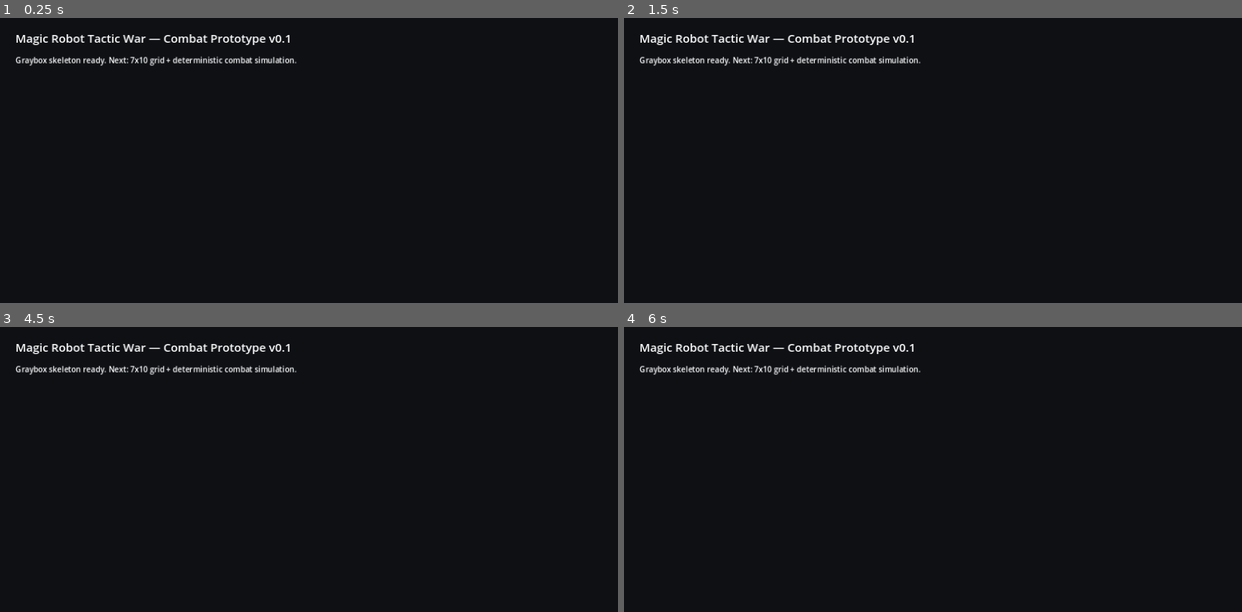
Above: before the commit, frames 1-4 (two rows, left to right).
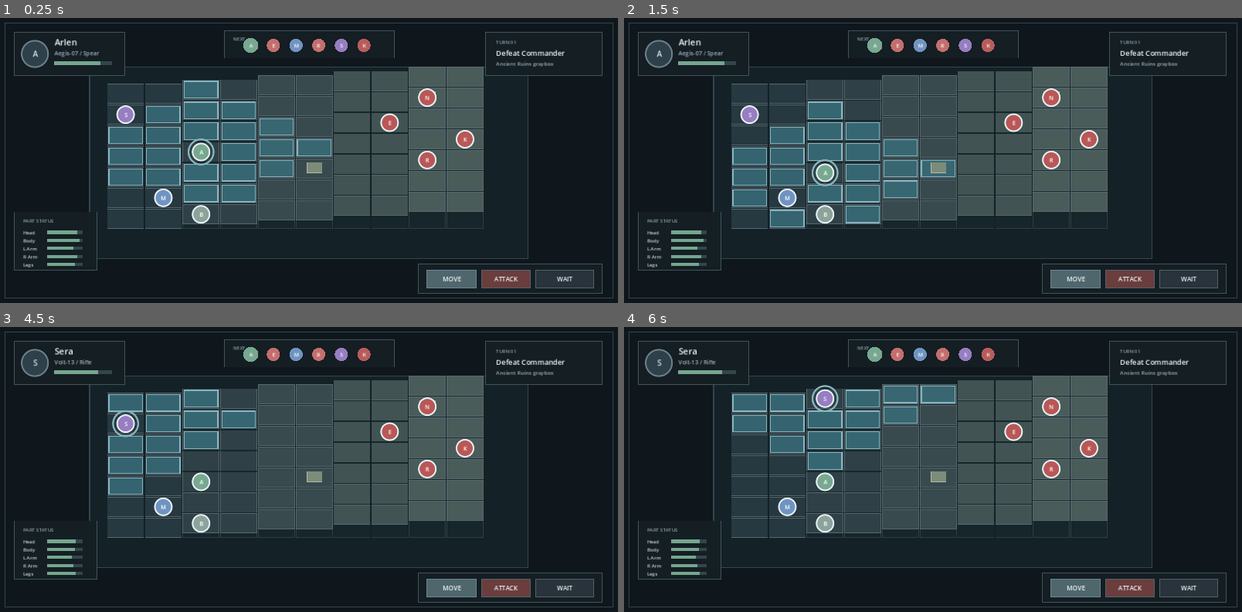
Above: after the commit, the same moments.

Repository: toonnix-github/magic-robot-tactic-war
Game: Godot game, scene res://scenes/main.tscn
Two runs of this game, one before a commit and one after it. Both use one fixed random seed, a clock stepped at 60 frames per second and the inputs below.
Inputs (mouse positions are in pixels of both pictures, inside the frame that each line leads up to):
- Up to frame 1 (0.25 s): no input
- Up to frame 2 (1.5 s): tap Enter at 0.5 s; move the mouse to (1068, 146) at 0.52 s; click (1068, 146) at 0.67 s; tap Space at 1.25 s; move the mouse to (809, 174) at 1.27 s; click (809, 174) at 1.42 s
- Up to frame 3 (4.5 s): tap Enter at 2, 3.5 s; move the mouse to (370, 406) at 2.02 s; click (370, 406) at 2.17 s; tap Space at 2.75, 4.25 s; move the mouse to (278, 526) at 2.77 s; click (278, 526) at 2.92 s; move the mouse to (494, 512) at 3.52 s; click (494, 512) at 3.67 s; move the mouse to (123, 426) at 4.27 s; click (123, 426) at 4.42 s
- Up to frame 4 (6 s): move the mouse to (963, 469) at 5.02 s; click (963, 469) at 5.17 s; move the mouse to (840, 398) at 5.77 s; click (840, 398) at 5.92 s

The runs differ from the first frame. In frame 1, 36% of the frame differs, in the area x 0-100%, y 1-99%; in frame 2, 36%; in frame 3, 36%; in frame 4, 36%.

Commit message:
feat: add playable graybox battle screen

Diff:
--- a/scenes/main.tscn
+++ b/scenes/main.tscn
@@ -10,20 +10,3 @@
 grow_horizontal = 2
 grow_vertical = 2
 script = ExtResource("1_main")
-
-[node name="Title" type="Label" parent="."]
-layout_mode = 0
-offset_left = 32.0
-offset_top = 24.0
-offset_right = 640.0
-offset_bottom = 64.0
-theme_override_font_sizes/font_size = 24
-text = "Magic Robot Tactic War — Combat Prototype v0.1"
-
-[node name="Status" type="Label" parent="."]
-layout_mode = 0
-offset_left = 32.0
-offset_top = 76.0
-offset_right = 900.0
-offset_bottom = 112.0
-text = "Graybox skeleton ready. Next: 7x10 grid + deterministic combat simulation."
--- a/src/main.gd
+++ b/src/main.gd
@@ -1,7 +1,506 @@
 extends Control
 
 const PROTOTYPE_VERSION := "0.1"
+const GRID_COLUMNS := 10
+const GRID_ROWS := 7
+const MOVE_RANGE := 3
+const PRIMARY_ACTIONS := ["Move", "Attack", "Wait"]
+
+const DESIGN_SIZE := Vector2(1311.0, 603.0)
+const TILE_SIZE := Vector2(77.0, 41.0)
+const TILE_SPACING := Vector2(80.0, 44.0)
+const ELEVATION_STEP := 9.0
+const GRID_ORIGIN := Vector2(228.0, 140.0)
+const PART_NAMES := ["Head", "Body", "Left Arm", "Right Arm", "Legs"]
+const DIRECTIONS := [Vector2i(-1, 0), Vector2i(1, 0), Vector2i(0, -1), Vector2i(0, 1)]
+
+var units := []
+var selected_unit = null
+var selected_action := "Move"
+var reachable_tiles := {}
+var action_rects := {}
+
 
 func _ready() -> void:
+	mouse_filter = Control.MOUSE_FILTER_STOP
+	_create_units()
+	_select_unit(units[0])
 	print("Magic Robot Tactic War combat prototype v%s" % PROTOTYPE_VERSION)
-	print("Read docs/combat-rulebook.md and docs/prototype-scope.md before implementing combat.")
+	print("Graybox battle milestone loaded: 7x10 grid, selection, movement, and Phase 1 HUD.")
+
+
+func _notification(what: int) -> void:
+	if what == NOTIFICATION_RESIZED:
+		queue_redraw()
+
+
+func _gui_input(event: InputEvent) -> void:
+	var press_position = _event_press_position(event)
+	if press_position == null:
+		return
+
+	for action in PRIMARY_ACTIONS:
+		if action_rects.has(action) and action_rects[action].has_point(press_position):
+			_select_action(action)
+			accept_event()
+			return
+
+	var tapped_unit = _unit_at_position(press_position)
+	if tapped_unit != null:
+		_select_unit(tapped_unit)
+		accept_event()
+		return
+
+	_handle_grid_tap(press_position)
+	accept_event()
+
+
+func _draw() -> void:
+	_draw_background()
+	_draw_battlefield()
+	_draw_selected_unit_panel()
+	_draw_initiative_strip()
+	_draw_mission_panel()
+	_draw_part_status_panel()
+	_draw_action_bar()
+
+
+func _create_units() -> void:
+	units = [
+		{
+			"id": "arlen",
+			"name": "Arlen",
+			"mech": "Aegis-07",
+			"weapon": "Spear",
+			"team": "player",
+			"letter": "A",
+			"grid": Vector2i(2, 3),
+			"color": Color(0.47, 0.66, 0.56),
+			"hp": 0.80,
+			"parts": {"Head": 0.84, "Body": 0.91, "Left Arm": 0.74, "Right Arm": 0.83, "Legs": 0.78},
+		},
+		{
+			"id": "mira",
+			"name": "Mira",
+			"mech": "Longview-02",
+			"weapon": "Sniper",
+			"team": "player",
+			"letter": "M",
+			"grid": Vector2i(1, 5),
+			"color": Color(0.44, 0.58, 0.76),
+			"hp": 0.88,
+			"parts": {"Head": 0.94, "Body": 0.85, "Left Arm": 0.82, "Right Arm": 0.90, "Legs": 0.76},
+		},
+		{
+			"id": "sera",
+			"name": "Sera",
+			"mech": "Volt-13",
+			"weapon": "Rifle",
+			"team": "player",
+			"letter": "S",
+			"grid": Vector2i(0, 1),
+			"color": Color(0.59, 0.49, 0.76),
+			"hp": 0.76,
+			"parts": {"Head": 0.80, "Body": 0.78, "Left Arm": 0.69, "Right Arm": 0.74, "Legs": 0.79},
+		},
+		{
+			"id": "brann",
+			"name": "Brann",
+			"mech": "Bulwark-04",
+			"weapon": "Shield",
+			"team": "player",
+			"letter": "B",
+			"grid": Vector2i(2, 6),
+			"color": Color(0.55, 0.64, 0.61),
+			"hp": 0.92,
+			"parts": {"Head": 0.89, "Body": 0.96, "Left Arm": 0.87, "Right Arm": 0.86, "Legs": 0.91},
+		},
+		{
+			"id": "enemy_blade",
+			"name": "Enemy Blade",
+			"mech": "Rust Frame",
+			"weapon": "Blade",
+			"team": "enemy",
+			"letter": "E",
+			"grid": Vector2i(7, 2),
+			"color": Color(0.77, 0.43, 0.43),
+			"hp": 0.85,
+			"parts": {"Head": 0.80, "Body": 0.85, "Left Arm": 0.78, "Right Arm": 0.76, "Legs": 0.82},
+		},
+		{
+			"id": "enemy_rifle",
+			"name": "Enemy Rifle",
+			"mech": "Range Frame",
+			"weapon": "Rifle",
+			"team": "enemy",
+			"letter": "R",
+			"grid": Vector2i(8, 4),
+			"color": Color(0.77, 0.43, 0.43),
+			"hp": 0.83,
+			"parts": {"Head": 0.77, "Body": 0.83, "Left Arm": 0.81, "Right Arm": 0.79, "Legs": 0.84},
+		},
+		{
+			"id": "enemy_sniper",
+			"name": "Enemy Sniper",
+			"mech": "Needle Frame",
+			"weapon": "Sniper",
+			"team": "enemy",
+			"letter": "N",
+			"grid": Vector2i(8, 1),
+			"color": Color(0.77, 0.43, 0.43),
+			"hp": 0.78,
+			"parts": {"Head": 0.82, "Body": 0.78, "Left Arm": 0.70, "Right Arm": 0.86, "Legs": 0.72},
+		},
+		{
+			"id": "commander",
+			"name": "Commander Kael",
+			"mech": "High Ridge",
+			"weapon": "Commander",
+			"team": "enemy",
+			"letter": "K",
+			"grid": Vector2i(9, 3),
+			"color": Color(0.72, 0.36, 0.36),
+			"hp": 0.95,
+			"parts": {"Head": 0.92, "Body": 0.95, "Left Arm": 0.90, "Right Arm": 0.90, "Legs": 0.86},
+		},
+	]
+
+
+func _select_unit(unit) -> void:
+	selected_unit = unit
+	selected_action = "Move"
+	if selected_unit["team"] == "player":
+		reachable_tiles = _calculate_reachable_tiles(selected_unit)
+	else:
+		reachable_tiles.clear()
+	queue_redraw()
+
+
+func _select_action(action: String) -> void:
+	selected_action = action
+	if selected_unit != null and selected_unit["team"] == "player" and selected_action == "Move":
+		reachable_tiles = _calculate_reachable_tiles(selected_unit)
+	else:
+		reachable_tiles.clear()
+	queue_redraw()
+
+
+func _handle_grid_tap(position: Vector2) -> void:
+	var grid = _grid_at_position(position)
+	if grid == null:
+		if selected_action == "Attack" and selected_unit != null:
+			_select_unit(selected_unit)
+		return
+
+	if selected_unit == null or selected_unit["team"] != "player":
+		return
+
+	if selected_action == "Move":
+		var key := _grid_key(grid)
+		if reachable_tiles.has(key) and not _occupied_by_any_unit(grid):
+			selected_unit["grid"] = grid
+			reachable_tiles = _calculate_reachable_tiles(selected_unit)
+			queue_redraw()
+
+
+func _calculate_reachable_tiles(unit) -> Dictionary:
+	var visited := {}
+	var frontier := [{"grid": unit["grid"], "distance": 0}]
+	visited[_grid_key(unit["grid"])] = 0
+
+	while not frontier.is_empty():
+		var current = frontier.pop_front()
+		if current["distance"] >= MOVE_RANGE:
+			continue
+
+		for direction in DIRECTIONS:
+			var next_grid = current["grid"] + direction
+			if not _is_in_bounds(next_grid):
+				continue
+			if abs(_height_at(next_grid) - _height_at(current["grid"])) > 1:
+				continue
+			if _occupied_by_opponent(next_grid, str(selected_unit["team"])):
+				continue
+
+			var next_distance = current["distance"] + 1
+			var key := _grid_key(next_grid)
+			if not visited.has(key) or next_distance < visited[key]:
+				visited[key] = next_distance
+				frontier.append({"grid": next_grid, "distance": next_distance})
+
+	var reachable := {}
+	for key in visited.keys():
+		var grid := _grid_from_key(key)
+		# allies may be traversed, but no unit may end movement on an occupied tile.
+		if grid != unit["grid"] and not _occupied_by_any_unit(grid):
+			reachable[key] = visited[key]
+	return reachable
+
+
+func _occupied_by_opponent(grid: Vector2i, team: String) -> bool:
+	for unit in units:
+		if unit["grid"] == grid and unit["team"] != team:
+			return true
+	return false
+
+
+func _occupied_by_any_unit(grid: Vector2i) -> bool:
+	for unit in units:
+		if unit["grid"] == grid:
+			return true
+	return false
+
+
+func _unit_at_position(position: Vector2):
+	for index in range(units.size() - 1, -1, -1):
+		var unit = units[index]
+		var center := _tile_center(unit["grid"])
+		if position.distance_to(center) <= _unit_radius() * 1.35:
+			return unit
+	return null
+
+
+func _grid_at_position(position: Vector2):
+	for row in range(GRID_ROWS - 1, -1, -1):
+		for column in range(GRID_COLUMNS - 1, -1, -1):
+			var grid := Vector2i(column, row)
+			if _tile_rect(grid).has_point(position):
+				return grid
+	return null
+
+
+func _is_in_bounds(grid) -> bool:
+	return grid.x >= 0 and grid.x < GRID_COLUMNS and grid.y >= 0 and grid.y < GRID_ROWS
+
+
+func _height_at(grid) -> int:
+	return int(floor(float(grid.x) / 2.0))
+
+
+func _event_press_position(event: InputEvent):
+	if event is InputEventMouseButton and event.pressed and event.button_index == MOUSE_BUTTON_LEFT:
+		return event.position
+	if event is InputEventScreenTouch and event.pressed:
+		return event.position
+	return null
+
+
+func _grid_key(grid) -> String:
+	return "%s,%s" % [grid.x, grid.y]
+
+
+func _grid_from_key(key: String) -> Vector2i:
+	var parts := key.split(",")
+	return Vector2i(int(parts[0]), int(parts[1]))
+
+
+func _scale() -> Vector2:
+	return size / DESIGN_SIZE
+
+
+func _p(x: float, y: float) -> Vector2:
+	var s := _scale()
+	return Vector2(x * s.x, y * s.y)
+
+
+func _r(x: float, y: float, width: float, height: float) -> Rect2:
+	var s := _scale()
+	return Rect2(Vector2(x * s.x, y * s.y), Vector2(width * s.x, height * s.y))
+
+
+func _tile_rect(grid) -> Rect2:
+	var s := _scale()
+	var elevation_offset := float(_height_at(grid)) * ELEVATION_STEP * s.y
+	var position := Vector2(
+		(GRID_ORIGIN.x + float(grid.x) * TILE_SPACING.x) * s.x,
+		(GRID_ORIGIN.y + float(grid.y) * TILE_SPACING.y) * s.y - elevation_offset
+	)
+	return Rect2(position, Vector2(TILE_SIZE.x * s.x, TILE_SIZE.y * s.y))
+
+
+func _tile_center(grid) -> Vector2:
+	var rect := _tile_rect(grid)
+	return rect.position + rect.size * 0.5
+
+
+func _unit_radius() -> float:
+	var s := _scale()
+	return min(18.0 * s.x, 18.0 * s.y)
+
+
+func _font() -> Font:
+	return get_theme_default_font()
+
+
+func _font_size(base_size: int) -> int:
+	return max(8, int(round(float(base_size) * min(_scale().x, _scale().y))))
+
+
+func _draw_background() -> void:
+	draw_rect(Rect2(Vector2.ZERO, size), Color(0.06, 0.09, 0.11), true)
+	draw_rect(_r(11, 11, 1289, 581), Color(0.20, 0.27, 0.30), false, 2.0)
+
+
+func _draw_battlefield() -> void:
+	draw_rect(_r(190, 104, 930, 405), Color(0.08, 0.13, 0.15), true)
+	draw_rect(_r(190, 104, 930, 405), Color(0.20, 0.27, 0.30), false, 2.0)
+
+	for row in range(GRID_ROWS):
+		for column in range(GRID_COLUMNS):
+			_draw_tile(Vector2i(column, row))
+
+	_draw_cover(Vector2i(5, 4))
+	_draw_cover(Vector2i(8, 1))
+
+	for unit in units:
+		_draw_unit(unit)
+
+
+func _draw_tile(grid: Vector2i) -> void:
+	var rect := _tile_rect(grid)
+	var height := _height_at(grid)
+	var side_depth := float(height) * ELEVATION_STEP * _scale().y
+	if side_depth > 0.0:
+		var side_rect := Rect2(Vector2(rect.position.x, rect.position.y + rect.size.y), Vector2(rect.size.x, side_depth))
+		draw_rect(side_rect, Color(0.09, 0.15, 0.17), true)
+		draw_rect(side_rect, Color(0.18, 0.25, 0.27), false, 1.0)
+
+	var top_color := Color(0.15 + height * 0.035, 0.22 + height * 0.035, 0.25 + height * 0.025)
+	draw_rect(rect, top_color, true)
+	draw_rect(rect, Color(0.34, 0.41, 0.44), false, 1.0)
+
+	if reachable_tiles.has(_grid_key(grid)):
+		draw_rect(rect.grow(-3.0 * min(_scale().x, _scale().y)), Color(0.22, 0.43, 0.48, 0.82), true)
+		draw_rect(rect.grow(-3.0 * min(_scale().x, _scale().y)), Color(0.53, 0.71, 0.75), false, 2.0)
+
+
+func _draw_cover(grid: Vector2i) -> void:
+	var rect := _tile_rect(grid)
+	var cover_rect := Rect2(
+		rect.position + Vector2(rect.size.x * 0.30, rect.size.y * 0.18),
+		Vector2(rect.size.x * 0.42, rect.size.y * 0.54)
+	)
+	draw_rect(cover_rect, Color(0.49, 0.55, 0.47), true)
+	draw_rect(cover_rect, Color(0.69, 0.73, 0.66), false, 1.0)
+
+
+func _draw_unit(unit) -> void:
+	var center := _tile_center(unit["grid"])
+	var radius := _unit_radius()
+
+	if selected_unit != null and selected_unit["id"] == unit["id"]:
+		draw_arc(center, radius * 1.48, 0.0, TAU, 40, Color(0.53, 0.71, 0.75), 2.5, true)
+
+	var fill_color: Color = unit["color"]
+	if unit["team"] == "enemy":
+		fill_color = Color(0.73, 0.34, 0.34)
+
+	draw_circle(center, radius, fill_color)
+	draw_arc(center, radius, 0.0, TAU, 40, Color(0.90, 0.94, 0.95), 2.0, true)
+	_draw_centered_text(Rect2(center - Vector2(radius, radius), Vector2(radius * 2.0, radius * 2.0)), str(unit["letter"]), 12, Color.WHITE)
+
+
+func _draw_selected_unit_panel() -> void:
+	var rect := _r(30, 30, 235, 92)
+	_draw_panel(rect)
+	if selected_unit == null:
+		return
+
+	var portrait_center := _p(74, 76)
+	var portrait_radius: float = min(28.0 * _scale().x, 28.0 * _scale().y)
+	draw_circle(portrait_center, portrait_radius, Color(0.18, 0.25, 0.29))
+	draw_arc(portrait_center, portrait_radius, 0.0, TAU, 40, Color(0.42, 0.50, 0.54), 2.0, true)
+	_draw_centered_text(Rect2(portrait_center - Vector2(portrait_radius, portrait_radius), Vector2(portrait_radius * 2.0, portrait_radius * 2.0)), str(selected_unit["letter"]), 16, Color(0.86, 0.90, 0.92))
+
+	draw_string(_font(), _p(115, 58), str(selected_unit["name"]), HORIZONTAL_ALIGNMENT_LEFT, -1.0, _font_size(18), Color(0.95, 0.97, 0.97))
+	draw_string(_font(), _p(115, 79), "%s / %s" % [selected_unit["mech"], selected_unit["weapon"]], HORIZONTAL_ALIGNMENT_LEFT, -1.0, _font_size(12), Color(0.62, 0.69, 0.73))
+	_draw_bar(_r(115, 92, 122, 8), float(selected_unit["hp"]), Color(0.46, 0.65, 0.56))
+
+
+func _draw_initiative_strip() -> void:
+	_draw_panel(_r(476, 27, 360, 58))
+	draw_string(_font(), _p(494, 48), "NEXT", HORIZONTAL_ALIGNMENT_LEFT, -1.0, _font_size(10), Color(0.56, 0.63, 0.67))
+	var order := ["arlen", "enemy_blade", "mira", "enemy_rifle", "sera", "commander"]
+	for index in range(order.size()):
+		var unit = _unit_by_id(order[index])
+		if unit == null:
+			continue
+		var center := _p(532 + index * 48, 58)
+		var radius: float = min((16.0 if index == 0 else 14.0) * _scale().x, (16.0 if index == 0 else 14.0) * _scale().y)
+		draw_circle(center, radius, unit["color"])
+		_draw_centered_text(Rect2(center - Vector2(radius, radius), Vector2(radius * 2.0, radius * 2.0)), str(unit["letter"]), 11, Color.WHITE)
+
+
+func _draw_mission_panel() -> void:
+	_draw_panel(_r(1030, 30, 248, 92))
+	draw_string(_font(), _p(1052, 55), "TURN 01", HORIZONTAL_ALIGNMENT_LEFT, -1.0, _font_size(10), Color(0.56, 0.63, 0.67))
+	draw_string(_font(), _p(1052, 80), "Defeat Commander", HORIZONTAL_ALIGNMENT_LEFT, -1.0, _font_size(15), Color(0.95, 0.97, 0.97))
+	draw_string(_font(), _p(1052, 101), "Ancient Ruins graybox", HORIZONTAL_ALIGNMENT_LEFT, -1.0, _font_size(11), Color(0.62, 0.69, 0.73))
+
+
+func _draw_part_status_panel() -> void:
+	if selected_unit == null:
+		return
+
+	_draw_panel(_r(30, 410, 176, 124))
+	draw_string(_font(), _p(48, 433), "PART STATUS", HORIZONTAL_ALIGNMENT_LEFT, -1.0, _font_size(10), Color(0.56, 0.63, 0.67))
+	for index in range(PART_NAMES.size()):
+		var part_name: String = PART_NAMES[index]
+		var y := 458.0 + index * 17.0
+		draw_string(_font(), _p(48, y), _short_part_name(part_name), HORIZONTAL_ALIGNMENT_LEFT, -1.0, _font_size(10), Color(0.78, 0.82, 0.84))
+		_draw_bar(_r(100, y - 8.0, 76, 7), float(selected_unit["parts"][part_name]), Color(0.46, 0.65, 0.56))
+
+
+func _draw_action_bar() -> void:
+	var bar_rect := _r(888, 521, 390, 62)
+	_draw_panel(bar_rect)
+	action_rects.clear()
+	var widths := [104.0, 104.0, 124.0]
+	var x := 906.0
+	for index in range(PRIMARY_ACTIONS.size()):
+		var action: String = PRIMARY_ACTIONS[index]
+		var rect := _r(x, 533, widths[index], 38)
+		action_rects[action] = rect
+		var active: bool = action == selected_action
+		var color := Color(0.16, 0.27, 0.30) if action == "Move" else Color(0.42, 0.24, 0.24) if action == "Attack" else Color(0.16, 0.20, 0.23)
+		if active:
+			color = color.lightened(0.18)
+		draw_rect(rect, color, true)
+		draw_rect(rect, Color(0.41, 0.53, 0.58) if active else Color(0.32, 0.39, 0.42), false, 1.5)
+		_draw_centered_text(rect, action.to_upper(), 13, Color(0.93, 0.96, 0.96))
+		x += widths[index] + 11.0
+
+
+func _draw_panel(rect: Rect2) -> void:
+	draw_rect(rect, Color(0.08, 0.12, 0.14, 0.96), true)
+	draw_rect(rect, Color(0.25, 0.33, 0.36), false, 1.25)
+
+
+func _draw_bar(rect: Rect2, ratio: float, fill_color: Color) -> void:
+	draw_rect(rect, Color(0.20, 0.27, 0.30), true)
+	var fill_rect := rect
+	fill_rect.size.x *= clamp(ratio, 0.0, 1.0)
+	draw_rect(fill_rect, fill_color, true)
+
+
+func _draw_centered_text(rect: Rect2, text: String, base_size: int, color: Color) -> void:
+	var font := _font()
+	var size_px := _font_size(base_size)
+	var text_size := font.get_string_size(text, HORIZONTAL_ALIGNMENT_LEFT, -1.0, size_px)
+	var position := rect.position + Vector2((rect.size.x - text_size.x) * 0.5, (rect.size.y + text_size.y * 0.52) * 0.5)
+	draw_string(font, position, text, HORIZONTAL_ALIGNMENT_LEFT, -1.0, size_px, color)
+
+
+func _short_part_name(part_name: String) -> String:
+	if part_name == "Left Arm":
+		return "L Arm"
+	if part_name == "Right Arm":
+		return "R Arm"
+	return part_name
+
+
+func _unit_by_id(id: String):
+	for unit in units:
+		if unit["id"] == id:
+			return unit
+	return null
Not shown, added: tests/__init__.py
